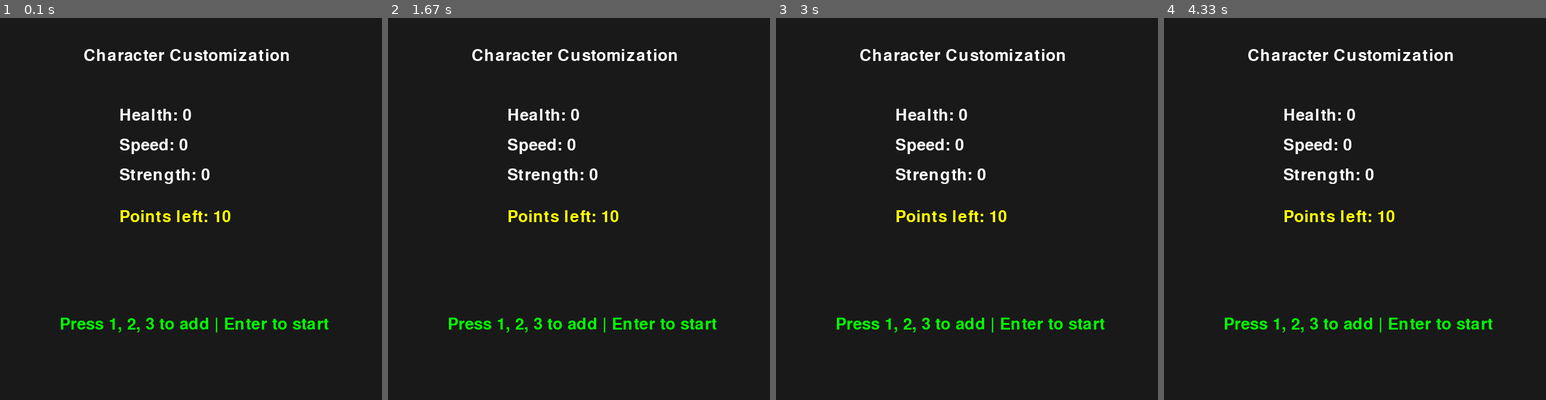
Above: before the commit, frames 1-4 (left to right).
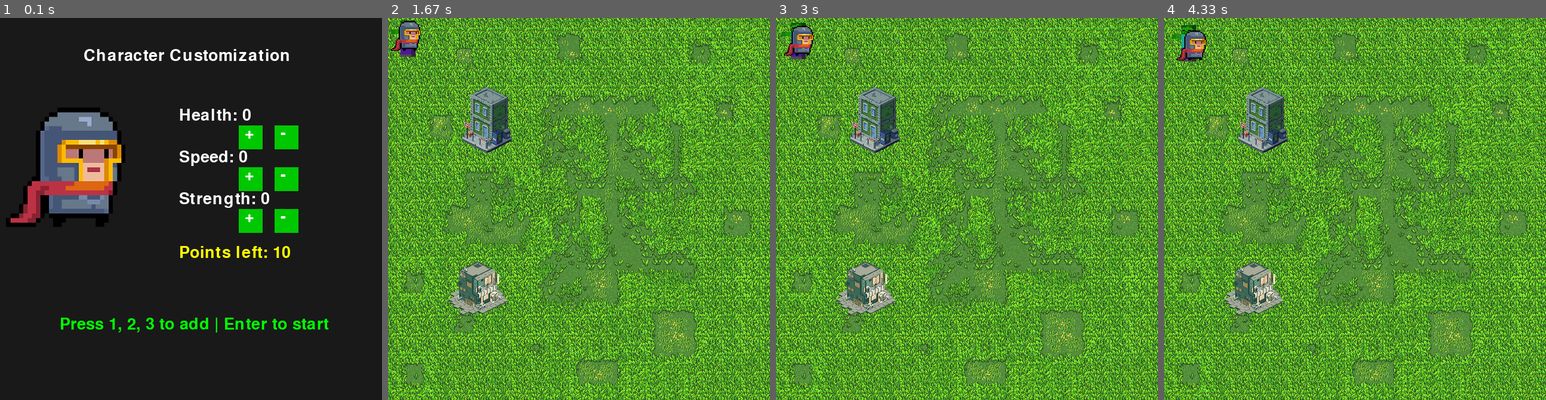
Above: after the commit, the same moments.

Repository: Lucapster/GUTS-Team-43
Game: pygame game, started from main.py
Two runs of this game, one before a commit and one after it. Both use one fixed random seed, a clock stepped at 60 frames per second and the inputs below.
Inputs (mouse positions are in pixels of both pictures, inside the frame that each line leads up to):
- Up to frame 1 (0.1 s): no input
- Up to frame 2 (1.67 s): click (640, 136) at 0.38 s, where only the run after the commit has a clickable "+"; tap Enter at 0.67 s
- Up to frame 3 (3 s): no input
- Up to frame 4 (4.33 s): no input

The runs differ from the first frame. In frame 1, 11% of the frame differs, in the area x 1-79%, y 23-63%; in frame 2, 100%; in frame 3, 100%; in frame 4, 100%, in the area x 0-100%, y 0-100%.

Commit message:
use plus and minus sign to increase and decrease the stats

Diff:
--- a/character_customization.py
+++ b/character_customization.py
@@ -1,4 +1,5 @@
 import pygame
+from game_object import human_poster
 
 screen = pygame.display.set_mode((640, 640))
 
@@ -11,30 +12,37 @@
     points = 10
     customizing = True
 
+    buttons = {}
+    y_start = 180
+    for stat in stats:
+        buttons[stat] = {
+            "plus": pygame.Rect(400, y_start, 40, 40),
+            "minus": pygame.Rect(460, y_start, 40, 40)
+        }
+        y_start += 70
+
+
     while customizing:
         for event in pygame.event.get():
             if event.type == pygame.QUIT:
                 pygame.quit()
                 quit()
 
-            if event.type == pygame.KEYDOWN:
-                if points > 0:
-
-                    if event.key == pygame.K_1:
-                        stats["Health"] += 1
-                        points -= 1
-
-                    elif event.key == pygame.K_2:
-                        stats["Speed"] += 1
-                        points -= 1
-
-                    elif event.key == pygame.K_3:
-                        stats["Strength"] += 1
-                        points -= 1
-
-                elif event.key == pygame.K_RETURN:
+            elif event.type == pygame.KEYDOWN:
+                if event.key == pygame.K_RETURN:
                     customizing = False
                     return stats
+
+            elif event.type == pygame.MOUSEBUTTONDOWN:
+                mx, my = pygame.mouse.get_pos()
+                for stat in stats:
+                    if buttons[stat]["plus"].collidepoint(mx, my) and points > 0:
+                        stats[stat] += 1
+                        points -= 1
+                    elif buttons[stat]["minus"].collidepoint(mx, my) and stats[stat] > 0:
+                        stats[stat] -= 1
+                        points += 1
+
 
 
         screen.fill((25, 25, 25))
@@ -44,15 +52,26 @@
         title = font.render("Character Customization", True, (255, 255, 255))
         screen.blit(title, (140, 50))
 
+
+        # print the stats (eg: strength, speed, health) and its value
         for stat, value in stats.items():
             text = font.render(f"{stat}: {value}", True, (255, 255, 255))
-            screen.blit(text, (200, y))
-            y += 50
+            screen.blit(text, (300, y))
+            pygame.draw.rect(screen, (0, 200, 0), buttons[stat]["plus"])
+            pygame.draw.rect(screen, (0, 200, 0), buttons[stat]["minus"])
+            plus_text = font.render("+", True, (255,255,255))
+            minus_text = font.render("-", True, (255,255,255))
+            screen.blit(plus_text, (buttons[stat]["plus"].x + 10, buttons[stat]["plus"].y))
+            screen.blit(minus_text, (buttons[stat]["minus"].x + 10, buttons[stat]["minus"].y))
+
+            y += 70
 
         remaining = font.render(f"Points left: {points}", True, (255, 255, 0))
-        screen.blit(remaining, (200, y + 20))
+        screen.blit(remaining, (300, y + 20))
 
         info = font.render("Press 1, 2, 3 to add | Enter to start", True, (0, 255, 0))
         screen.blit(info, (100, 500))
 
+        human_poster.draw()
+
         pygame.display.flip()
--- a/game_object.py
+++ b/game_object.py
@@ -26,3 +26,5 @@
 human = pixel_image("Image/human.png", (50, 50),x, y)
 apartment = pixel_image("Image/apartment.png", (130, 130), 100, 100)
 shop = pixel_image("Image/shop.png", (100, 100), 100, 400)
+
+human_poster = pixel_image("Image/human.png", (200, 200),10, 150)
Binary file added: Image/human.webp
